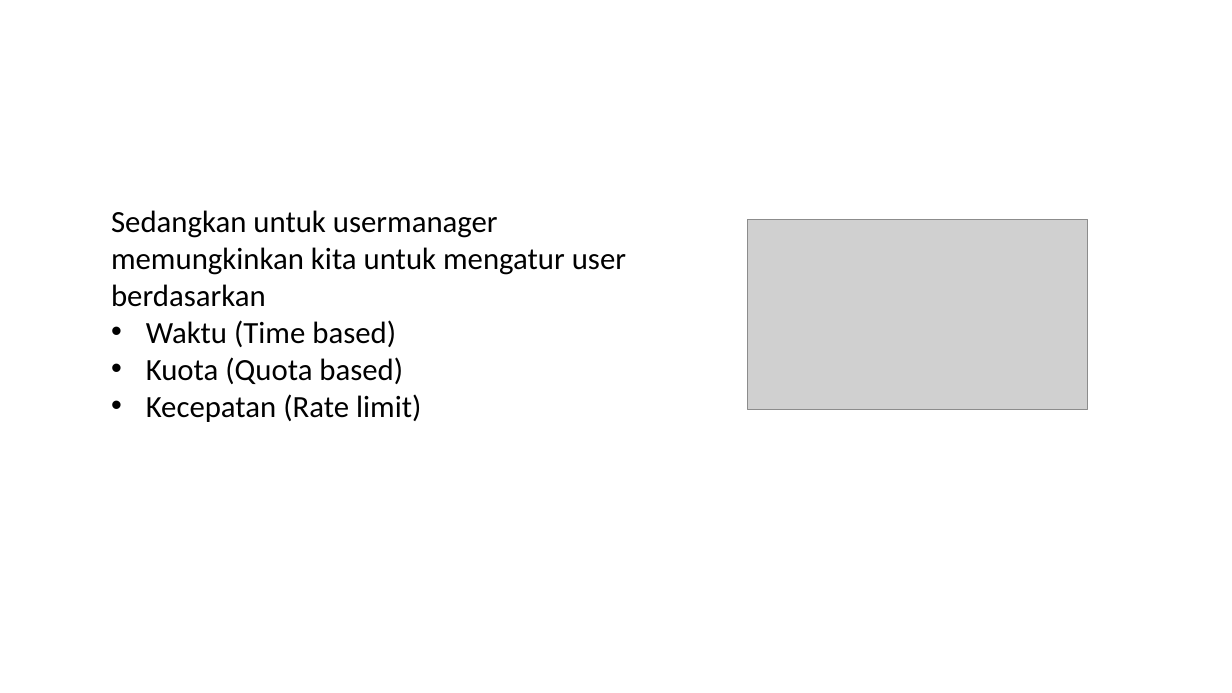
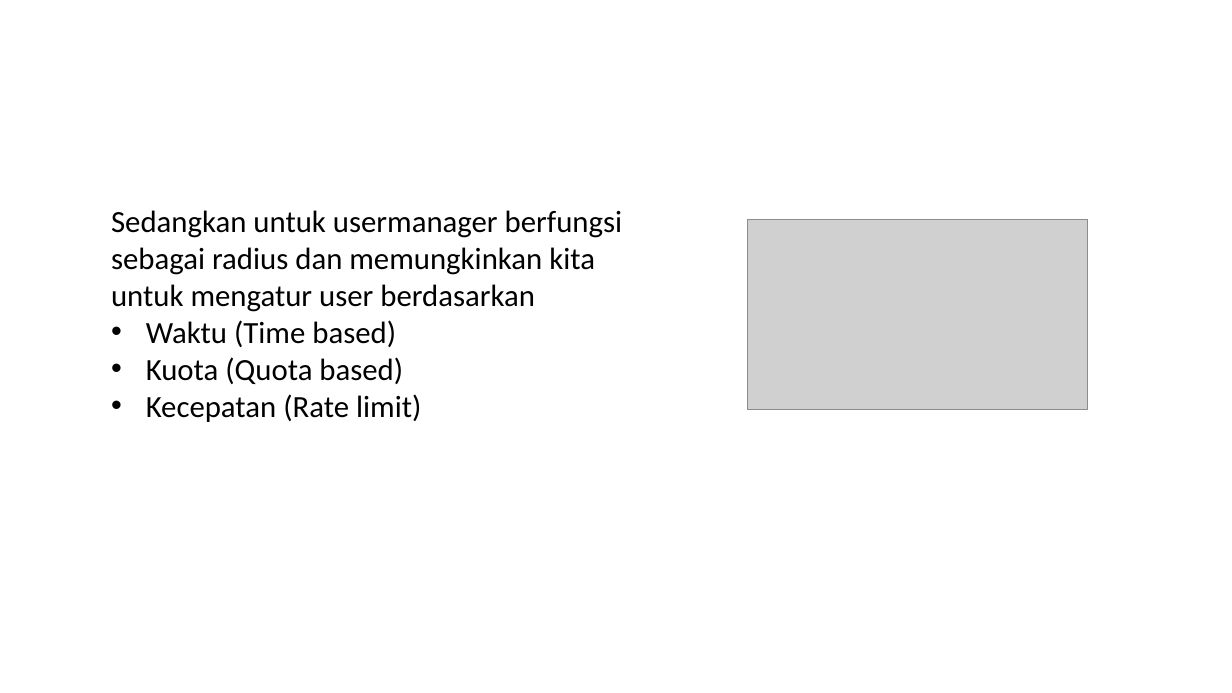
Before and after one commit to wisnushaputra/private-repo, a slide deck: slide 12 of Wisnu.pptx (slide 7 before the commit). Drawn at 1232x693 pixels with LibreOffice and Linux fonts; fonts in the diff are those of the drawing; grey boxes stand for pictures. Boxes give left, top, right and bottom in pixels: in the first picture for what was removed or moved away, otherwise in the second. Text is boxed around its words. In the diff, an @@ line names an element or a change of style, - is before the commit and + after.

```diff
--- a/Wisnu.pptx
+++ b/Wisnu.pptx
@@ text at [111,210,623,312]: text changed @@
-Sedangkan untuk usermanager memungkinkan kita untuk mengatur user berdasarkan
+Sedangkan untuk usermanager berfungsi sebagai radius dan memungkinkan kita untuk mengatur user berdasarkan
```
Also in this commit, not shown: 4 other slides changed, 7 slides added, 1 slide removed, 1 other file.
